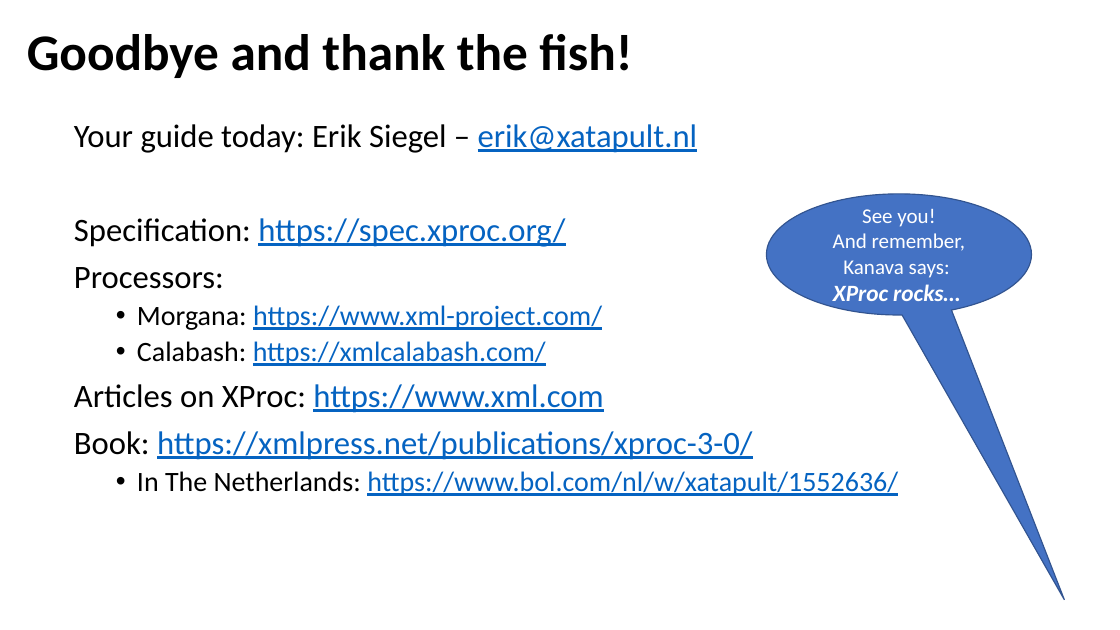
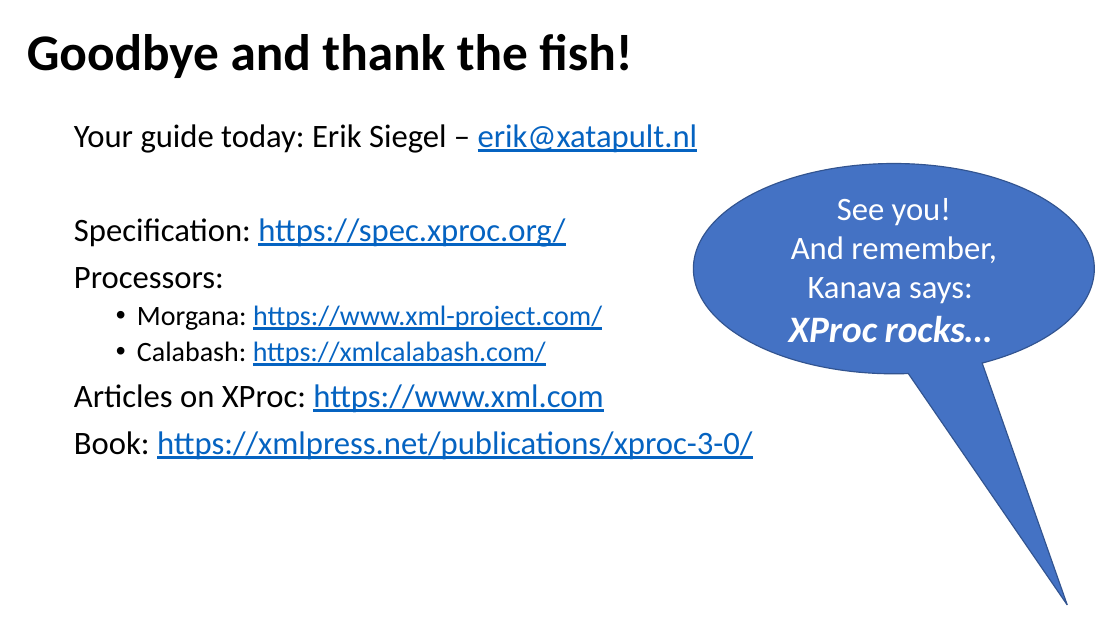
Before and after one commit to xatapult/markupuk-2020, a slide deck: slide 19 of 101-A/presentation/markupuk-2020-101-A.pptx (slide 18 before the commit). Drawn at 1120x630 pixels with LibreOffice and Linux fonts; fonts in the diff are those of the drawing; background and template pictures are left out. Boxes give left, top, right and bottom in pixels: in the first picture for what was removed or moved away, otherwise in the second. Text is boxed around its words. In the diff, an @@ line names an element or a change of style, - is before the commit and + after.

```diff
--- a/101-A/presentation/markupuk-2020-101-A.pptx
+++ b/101-A/presentation/markupuk-2020-101-A.pptx
@@ speech bubble "See you!" resized from (x1=766, y1=194, x2=1032, y2=315) to (x1=694, y1=164, x2=1095, y2=374) @@
@@ speech bubble "See you!" at (x1=694, y1=164, x2=1095, y2=374): size 18 to 28 pt in "See you!", "And remember, Kanava says:"; size 20 to 32 pt in "XProc rocks…"; proportions changed @@
@@ text at (x1=137, y1=471, x2=898, y2=496): paragraph removed @@
-  • In The Netherlands: https://www.bol.com/nl/w/xatapult/1552636/
```
Also in this commit, not shown: 2 other slides changed, 1 slide added, 1 other file.
